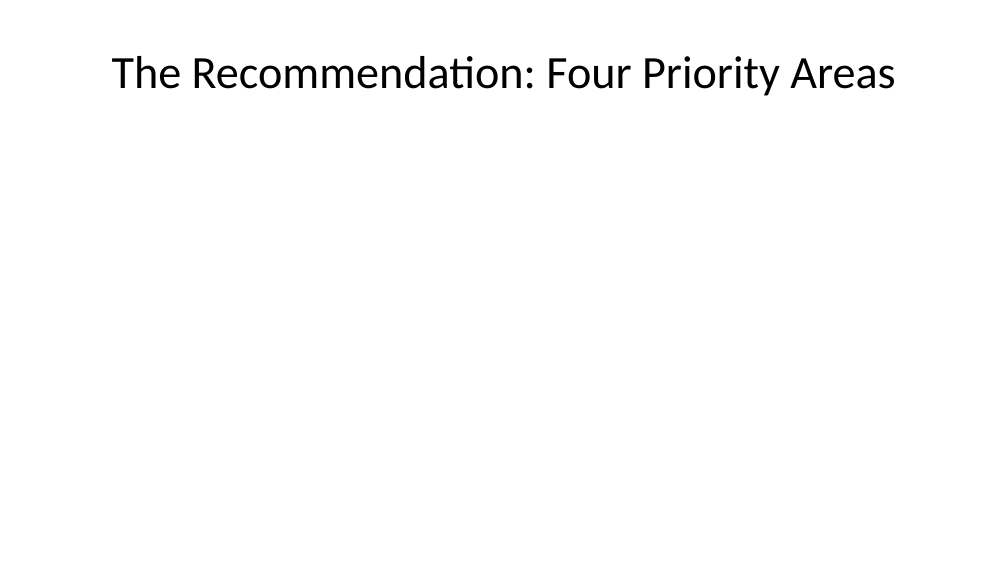
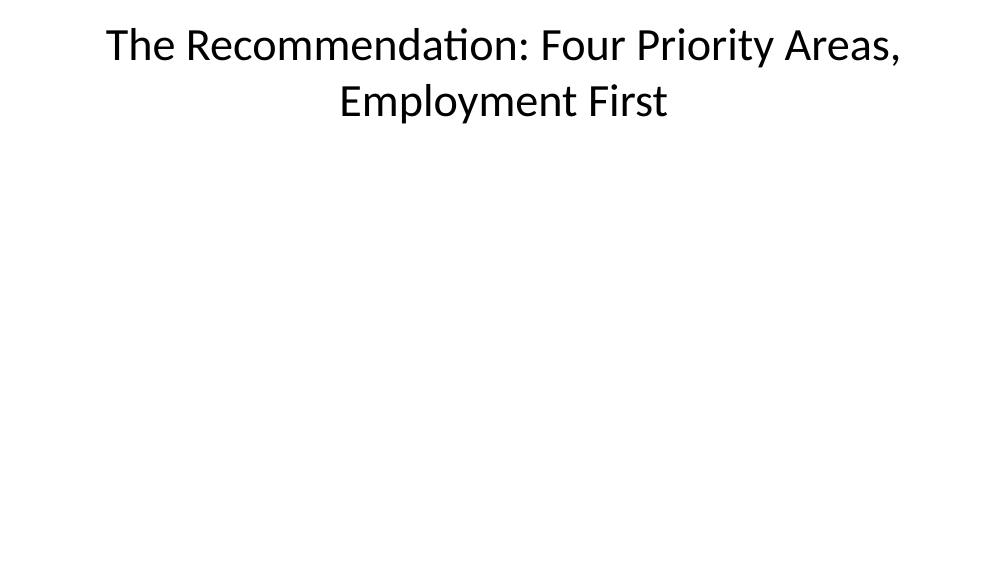
Before and after one commit to hgrueso/nepal-cost-of-inaction, a slide deck: slide 5 of reports/nepal_slides_short.pptx. Drawn at 1008x567 pixels with LibreOffice and Linux fonts; fonts in the diff are those of the drawing. Boxes give left, top, right and bottom in pixels: in the first picture for what was removed or moved away, otherwise in the second. Text is boxed around its words. In the diff, an @@ line names an element or a change of style, - is before the commit and + after.

```diff
--- a/reports/nepal_slides_short.pptx
+++ b/reports/nepal_slides_short.pptx
@@ title at (106, 28, 902, 124): text changed @@
-The Recommendation: Four Priority Areas
+The Recommendation: Four Priority Areas, Employment First
```
Also in this commit, not shown: 2 other slides changed, 2 slides removed, 6 other files.
